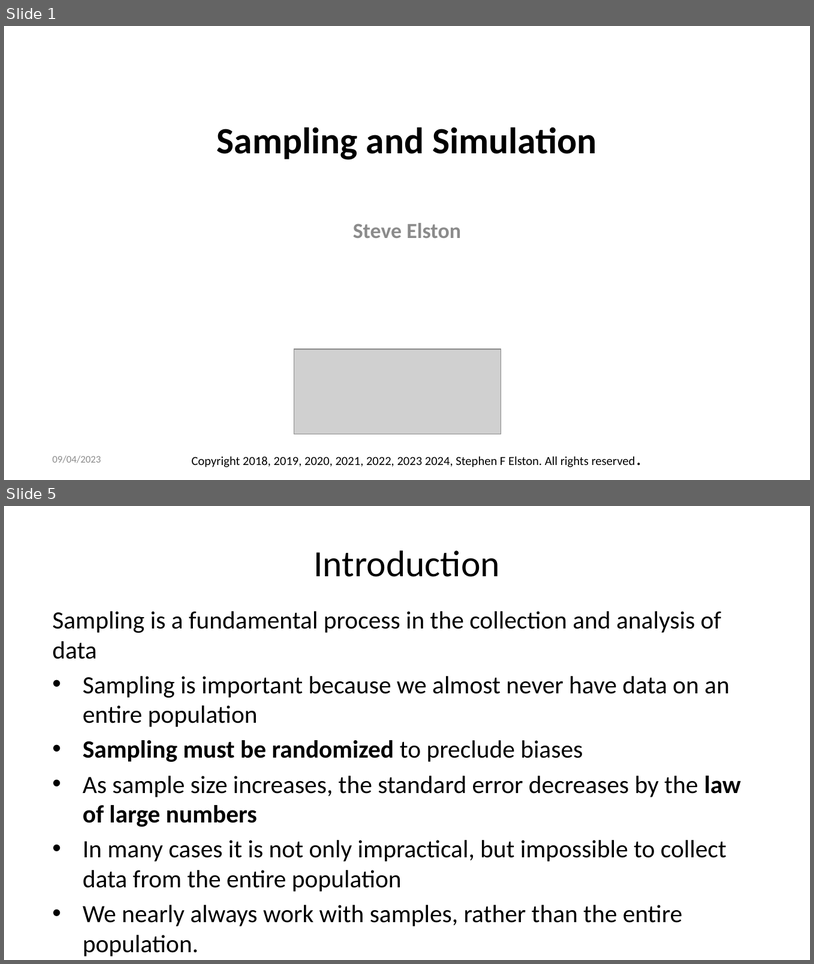
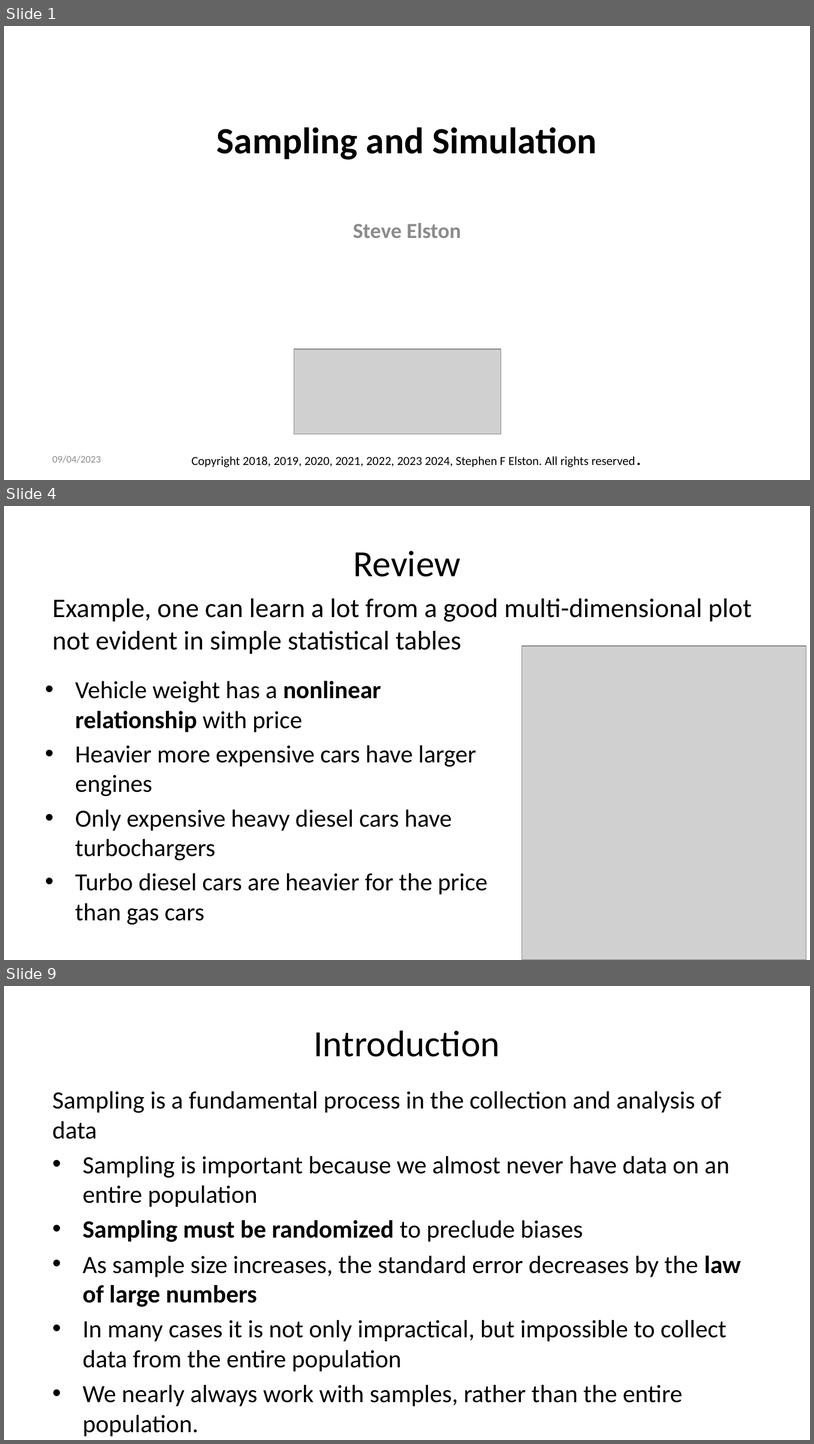
Before and after one commit to StephenElston/CSCI-E-83, a slide deck: LectureSlides/04_SamplingAndSimulation.pptx. Shown one above the other, each under a label of ours: slides 1 and 5 before the commit, slides 1, 4 and 9 after it; the slides between them are not shown. The pictures are 814x964 and 814x1444 pixels, drawn with LibreOffice and Linux fonts; fonts in the diff are those of the drawing; grey boxes stand for pictures. Boxes give left, top, right and bottom in pixels: in the first picture for what was removed or moved away, otherwise in the second. Text is boxed around its words. In the diff, an @@ line names an element or a change of style, - is before the commit and + after.

Commit message:
Added visualization review slides and examples

```diff
--- a/LectureSlides/04_SamplingAndSimulation.pptx
+++ b/LectureSlides/04_SamplingAndSimulation.pptx
@@ slide 4 added at box(4, 506, 810, 960), background #FFFFFF @@
@@ title added at box(353, 550, 461, 577), 33 pt, text #000000 @@
+Review
@@ text added at box(53, 598, 752, 654), 24 pt, text #000000 @@
+Example, one can learn a lot from a good multi-dimensional plot not evident in simple statistical tables
@@ picture added at box(522, 646, 806, 959) @@
@@ text added at box(75, 681, 488, 924), 22 pt, text #000000 @@
+• Vehicle weight has a nonlinear relationship with price
+• Heavier more expensive cars have larger engines
+• Only expensive heavy diesel cars have turbochargers
+• Turbo diesel cars are heavier for the price than gas cars
@@ what was slide 5 is now slide 9 @@
```
Also in this commit, not shown: 6 slides changed, 5 other slides added, 1 slide removed, 2 other files.
